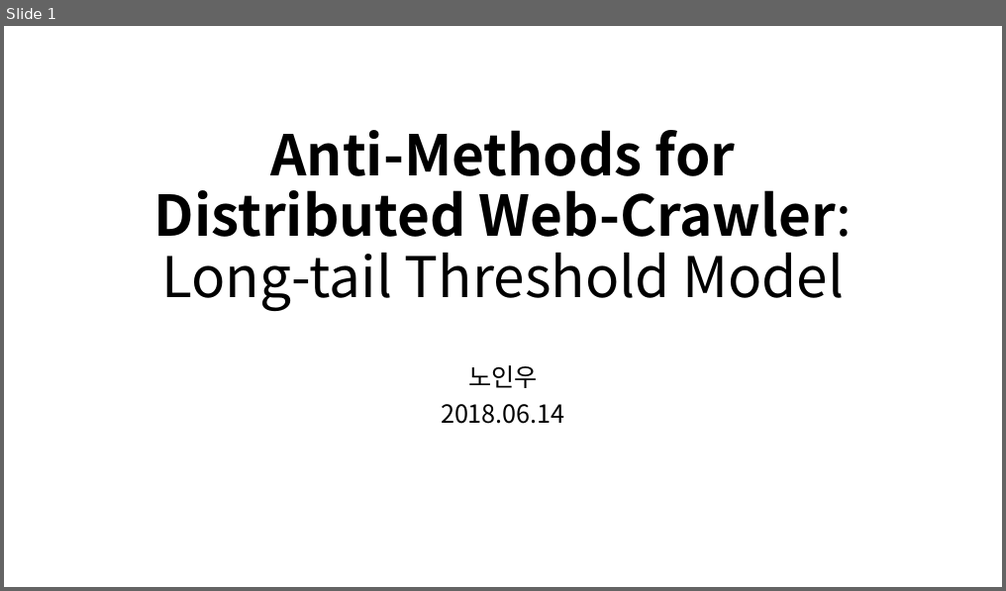
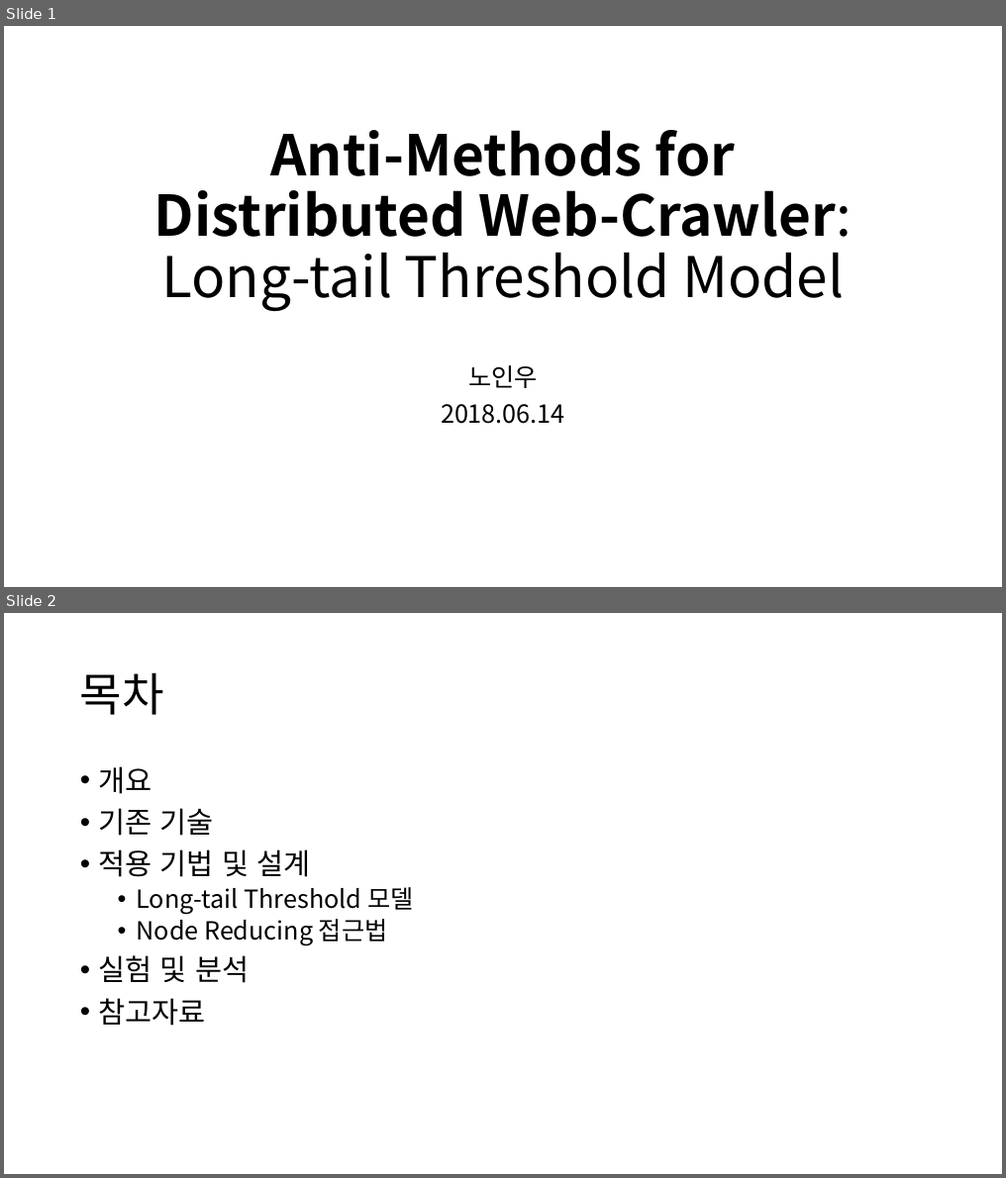
Before and after one commit to diemori/anti-crawler, a slide deck: 30_Presentation/AntiCrawlerLTM_노인우_20180611.pptx. Shown one above the other, each under a label of ours: slide 1 before the commit, slides 1 and 2 after it. The pictures are 1006x591 and 1006x1178 pixels, drawn with LibreOffice and Linux fonts; fonts in the diff are those of the drawing. Boxes give left, top, right and bottom in pixels: in the first picture for what was removed or moved away, otherwise in the second. Text is boxed around its words. In the diff, an @@ line names an element or a change of style, - is before the commit and + after.

```diff
--- a/30_Presentation/AntiCrawlerLTM_노인우_20180611.pptx
+++ b/30_Presentation/AntiCrawlerLTM_노인우_20180611.pptx
@@ slide 2 added at <box>4,613,1002,1174</box>, background #FFFFFF @@
@@ title added at <box>80,672,164,715</box>, 44 pt, text #000000 @@
+목차
@@ text added at <box>99,766,413,1026</box>, 24 pt, text #000000 @@
+• 개요
+• 기존 기술
+• 적용 기법 및 설계
+  • Long-tail Threshold 모델
+  • Node Reducing 접근법
+• 실험 및 분석
+• 참고자료
```
Also in this commit, not shown: 5 other slides added, 10 other files.
